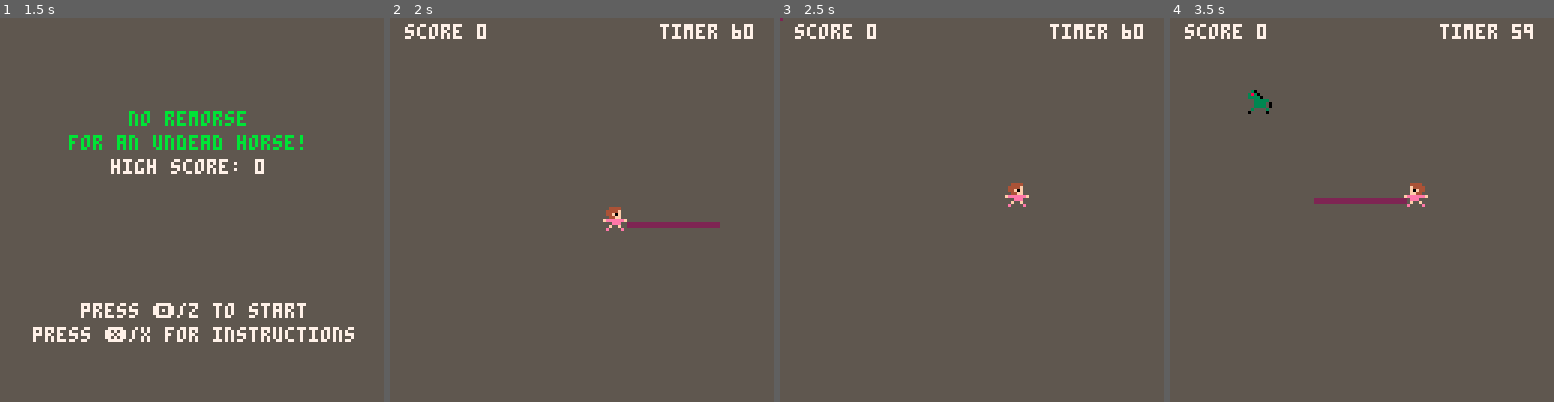
Above: before the commit, frames 1-4 (left to right).
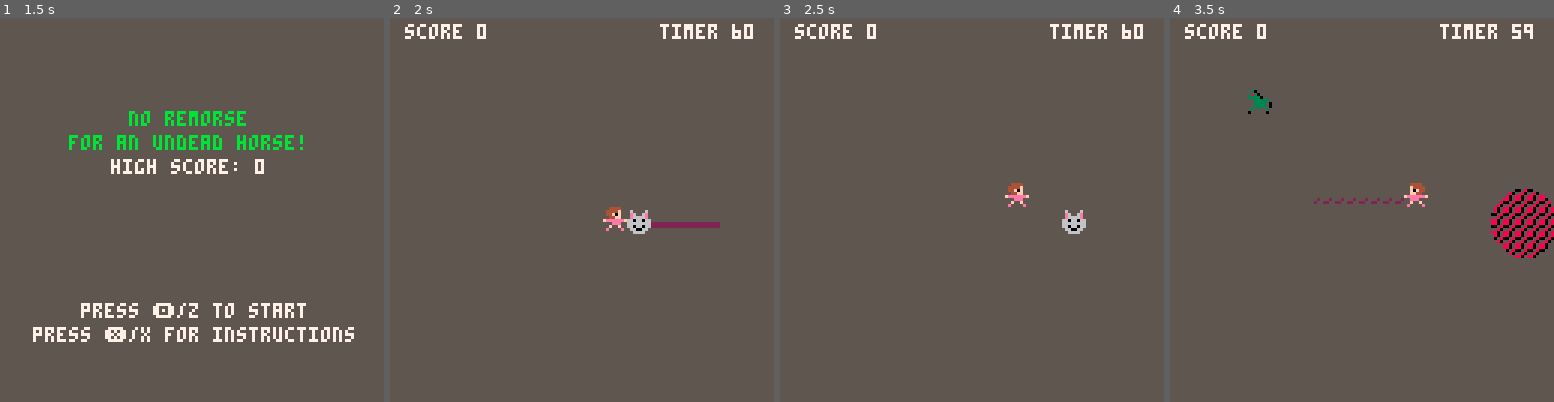
Above: after the commit, the same moments.

Repository: adkinsrs/NoRemorseForAnUndeadHorse
Game: PICO-8 cartridge no_remorse_for_the_undead_horse.p8
The game is run twice, just before and just after one commit, with the same random seed, the same clock (stepped at 60 frames per second) and the same inputs.
Inputs:
- Up to frame 1 (1.5 s): tap X (X key) at 0.33, 1.07 s; tap O (Z key) at 0.7 s
- Up to frame 2 (2 s): hold Right from 1.6 s (still down); tap O (Z key) at 1.7 s; tap X (X key) at 1.85 s
- Up to frame 3 (2.5 s): release Right at 2.1 s; tap O (Z key) at 2.1 s; hold Up 2.15-2.42 s; hold Right from 2.47 s (still down)
- Up to frame 4 (3.5 s): tap O (Z key) at 2.5, 2.9, 3.3 s; tap X (X key) at 2.97 s; release Right at 3.03 s; hold Left from 3.08 s (still down)

Frame 1 is identical in both runs. In frame 2, 0.3% of the frame differs, in the area x 61-68%, y 50-57%; in frame 3, 0.3%; in frame 4, 1.9%, in the area x 37-100%, y 44-63%.

Commit message:
added cat bomb

Diff:
--- a/no_remorse_for_the_undead_horse.p8
+++ b/no_remorse_for_the_undead_horse.p8
@@ -38,6 +38,30 @@
 	}
 
 	cat={
+		s=9
+		,active=false
+		,flipx=false
+		,flipy=false
+		,t=0
+		,x=player.x
+		,y=player.y
+		,w=8
+		,h=8
+		,dx=0
+		,dy=0
+		,upd=usecat
+		,draw=catdraw
+	}
+	bomb={
+		active=false
+		,t=0
+		,r=1
+		,x=cat.x
+		,y=cat.y
+		,w=8
+		,h=8
+		,upd=explode
+		,draw=bombdraw
 	}
 
 	enemies={}
@@ -58,7 +82,7 @@
 end
 
 function _draw()
-	cls()
+	cls(5)
 	if scene==0 then
 		titledraw()
 	elseif scene==1 then
@@ -84,13 +108,12 @@
 end
 
 function gameupdate()
-	--score+=1
 	timer-=1
 	--colon implies "self" passed as arg
 	player:upd()
-	if pole.active then
-		pole:upd(player)
-	end
+	if pole.active then pole:upd(player) end
+	if cat.active then cat:upd(player) end
+	if bomb.active then bomb:upd() end
 
 	if timer%30==0 then
 		spawn_enemy()
@@ -116,7 +139,10 @@
 			break
 		end
 
-		if collide(pole,e) and pole.active then
+		if e.alive
+		and ((collide(pole,e) and pole.active)
+		or (collide(cat,e) and cat.active)
+		or (collide(bomb,e) and bomb.active)) then
 			sfx(1)
 			-- leave blood pile
 			e.alive=false
@@ -138,8 +164,6 @@
 	local starttxt="press 🅾️/z to start"
 	local helptxt="press ❎/x for instructions"
 	local scoretxt="high score: "..hiscore
-
-	rectfill(0,0,screenwidth, screenheight, 5)
 
 	print(titletxt, hcenter(titletxt), screenheight/4, 11)
 	print(titletxt2, hcenter(titletxt2), screenheight/4+8, 11)
@@ -158,8 +182,6 @@
 	local helpdir="⬆️⬇️⬅️➡️ move player    "
 	local returntext="press ❎/x to return"
 
-	rectfill(0,0,screenwidth, screenheight, 5)
-
 	print(help, hcenter(help), screenheight/8, 7)
 	print(help2, hcenter(help2), (screenheight/8)+8, 7)
 	print(helpz, hcenter(helpz), (3*screenheight/8)-8,7)
@@ -171,12 +193,13 @@
 end
 
 function gamedraw()
-	rectfill(0,0,screenwidth, screenheight, 5)
 	print("score " .. score, 5, 2, 7)
 	print("timer ".. ceil(timer/30), 90, 2, 7)
 
 	player:draw()
-	pole:draw()
+	if pole.active then pole:draw() end
+	if cat.active then cat:draw() end
+	if bomb.active then bomb:draw() end
 
 	for e in all(enemies) do
 		spr(e.s
@@ -191,21 +214,21 @@
 
 --util_fxns
 function spawn_enemy()
-	local right=true
-	local dx = -1
-	local dy = -1
+	local lr=true
+	local dx=-1
+	local dy=-1
 	if rnd(1)<0.5 then dx=1 end
 	if rnd(1)<0.5 then dy=1 end
-	if rnd(1)<0.5 then right=false end
+	if rnd(1)<0.5 then lr=false end
 	add(enemies, {
 		s=6
 		,alive=true
-		,x=(right and (dx>0 and 0 or 119) or flr(rnd(120)))
-		,y=(right and flr(rnd(120)) or (dy>0 and 0 or 119))
+		,x=(lr and (dx>0 and 0 or 119) or flr(rnd(120)))
+		,y=(lr and flr(rnd(120)) or (dy>0 and 0 or 119))
 		,w=8
 		,h=8
-		,dx=(right and dx or 0)
-		,dy=(right and 0 or dy)
+		,dx=(lr and dx or 0)
+		,dy=(lr and 0 or dy)
 		,t=0
 	})
 end
@@ -217,7 +240,7 @@
 	elseif btn(3) then movedown(self) end
 
 	if btn(4) then pole.active=true end
-	if btn(5) then usecat(self) end
+	if btn(5) then cat.active=true end
 
 	-- check if the player is still onscreen
 	self.x=mid(0, self.x, screenwidth - self.w)
@@ -280,8 +303,9 @@
 	end
 
 	if self.t==0 then sfx(0) end
-
 	self.t+=1
+
+	-- Stop using pole
 	if self.t==15 then
 		self.t=0
 		self.active=false
@@ -290,18 +314,104 @@
 		self.w=0
 		self.h=0
 	end
-
 end
 
 function poledraw(self)
 	rectfill(self.x, self.y, self.x+self.w, self.y+self.h, 2)
 end
 
-function usecat(self)
-
+function usecat(self,pl)
+	self.flipx=false
+	self.flipy=false
+
+	-- explode and despawn
+	if self.t>39 then
+		self.dx=0
+		self.dy=0
+		self.t=0
+		self.active=false
+		bomb.x=self.x
+		bomb.y=self.y
+		bomb.active=true
+		return
+	end
+
+	-- catbomb instead of bag
+	if self.t>3 then
+		self.t+=1
+		self.s=9
+		self.x+=self.dx
+		self.y+=self.dy
+		return
+	end
+
+	--init sprite position
+	self.dx=0
+	self.dy=0
+	local bag_s=10
+	if pl.dir=="left" or pl.dir=="right" then
+		self.y = pl.y+1
+		if pl.dir=="left" then
+			self.x = pl.x - self.w
+			self.flipx=true
+			self.dx=-1
+		else
+			self.x = pl.x + self.w
+			self.dx=1
+		end
+	else
+		bag_s=11
+		self.x = pl.x+1
+		if pl.dir=="up" then
+			self.y = pl.y - self.h
+			self.flipy=true
+			self.dy=-1
+		else
+			self.y = pl.y + self.h
+			self.dy=1
+		end
+	end
+
+	if self.t==0 then sfx(3) end
+	self.t+=1
+
+	if self.t<3 then self.s=bag_s end
 end
 
 function catdraw(self)
+	spr(self.s, self.x, self.y, 1, 1, self.flipx, self.flipy)
+end
+
+function explode(self)
+	self.r=min(16,self.r+1)
+	self.w=max(self.r,cat.w)
+	self.h=max(self.r,cat.h)
+	self.t+=1
+	if self.t==20 then
+		self.active=false
+		self.t=0
+		self.r=1
+		self.x=cat.x
+		self.y=cat.y
+		self.w=8
+		self.h=8
+	end
+end
+
+function bombdraw(self)
+	local c=0
+	circfill(self.x+4,self.y+4,self.r,c)
+	if self.t%6<2 then
+		fillp(0b1101101101101101.1)
+		c=10
+	elseif self.t%6<4 then
+		fillp(0b1011011011011011.1)
+		c=9
+	else
+		fillp(0b0110110110110110.1)
+		c=8
+	end
+	circfill(self.x+4,self.y+4,self.r,c)
 end
 
 function hcenter(s)
@@ -323,15 +433,16 @@
 end
 
 __gfx__
-00000000554444555544445555444455554444555544445553055555530555555555555500000000000000000000000000000000000000000000000000000000
-0000000054f444455444444554444f5554444f5554f4444538305555383055555555555500000000000000000000000000000000000000000000000000000000
-00700700540f0f4554444445544f0f55544f0f55540f0f4533330555333305555555555500000000000000000000000000000000000000000000000000000000
-0007700055fffe55554444555544ff555544ff5555fffe5555333335553333355555555500000000000000000000000000000000000000000000000000000000
-000770005eeeeee55eeeeee55eeeee55feeeeeef5eeeeee555333350553333505338535500000000000000000000000000000000000000000000000000000000
-007007005feeee5f5f5eee5f5f5eee55555eee55f5eeeef555333350553333508383838300000000000000000000000000000000000000000000000000000000
-0000000055ee5e55555e5e55555ff55555f55f5555e5ee5555355355535555358833383800000000000000000000000000000000000000000000000000000000
-000000005577555555575555555ee5555e5555e55555775555055055055555055383855800000000000000000000000000000000000000000000000000000000
-…(4 lines of a section not shown)…
+00000000554444555544445555444455554444555544445553055555530555555555555556555565555555555444444400000000000000000000000000000000
+0000000054f444455444444554444f5554444f5554f444453830555538305555555555555e6556e5444444445444444400000000000000000000000000000000
+00700700540f0f4554444445544f0f55544f0f55540f0f453333055533330555555555555e6666e5444444455444444400000000000000000000000000000000
+0007700055fffe55554444555544ff555544ff5555fffe5555333335553333355555555566066066444444445444444400000000000000000000000000000000
+000770005eeeeee55eeeeee55eeeee55feeeeeef5eeeeee555333350553333505338535566666666444444455444444400000000000000000000000000000000
+007007005feeee5f5f5eee5f5f5eee55555eee55f5eeeef555333350553333508383838366066066444444445444444400000000000000000000000000000000
+0000000055ee5e55555e5e55555ff55555f55f5555e5ee5555355355535555358833383856600665444444455444444400000000000000000000000000000000
+000000005577555555575555555ee5555e5555e55555775555055055055555055383855855666655444444445454545400000000000000000000000000000000
+…(5 lines of a section not shown)…
Not shown, changed: the sound effects (__sfx__) section of no_remorse_for_the_undead_horse.p8
